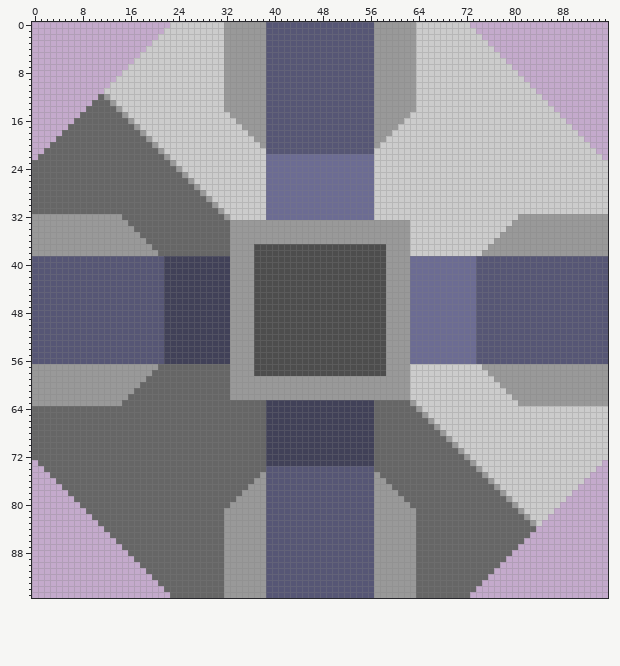
Edited in one commit: sprite sheet (sprites/blocks/crafting/blast-furnace.png). Above is the file before it was changed.
The file is 96x96 pixels.
Now the later version:
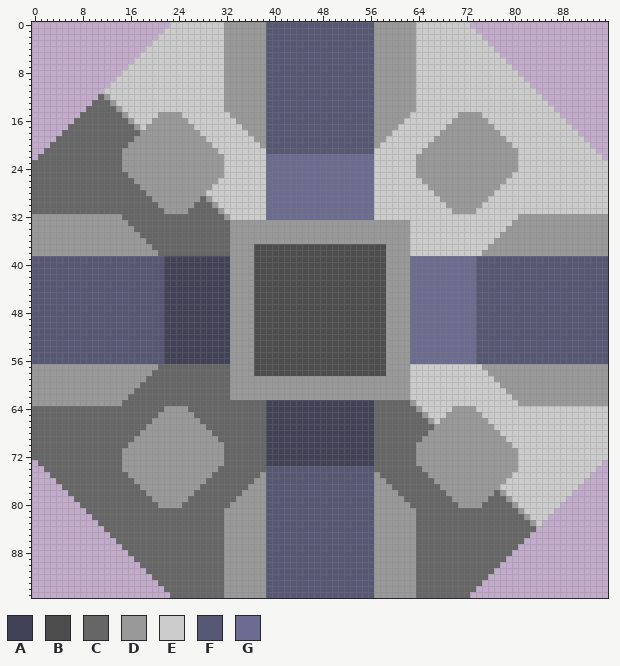
Palette (. is transparent): A #414158  B #4d4d4d  C #666666  D #999999  E #cccccc  F #565675  G #6c6c93
Commit message: Add some midtone to the furnaces
Diff:
Colour C becomes colour D in row 19 at x 17 to 18; in row 20 at x 16 to 19; in row 21 at x 15 to 20; in row 22 at x 15 to 21; in row 23 at x 15 to 22; in row 24 at x 15 to 23.
Colour C becomes colour D in row 25 at x 16 to 24; in row 26 at x 17 to 25; in row 27 at x 18 to 26; in row 28 at x 19 to 27; in row 29 at x 20 to 27; in row 30 at x 21 to 26.
Colour C becomes colour D in row 31 at x 22 to 25; in row 64 at x 22 to 25; in row 65 at x 21 to 26; in row 66 at x 20 to 27; in row 67 at x 19 to 28; in row 68 at x 18 to 29 and 66 to 67.
Colour C becomes colour D in row 69 at x 17 to 30 and 65 to 68; in row 70 at x 16 to 31 and 64 to 69; in row 71 at x 15 to 31 and 64 to 70; in row 72 at x 15 to 31 and 64 to 71; in row 73 at x 15 to 31 and 64 to 72; in row 74 at x 15 to 30 and 65 to 73.
Colour C becomes colour D in row 75 at x 16 to 29 and 66 to 74; in row 76 at x 17 to 28 and 67 to 75; in row 77 at x 18 to 27 and 68 to 76; in row 78 at x 19 to 26 and 69 to 76; in row 79 at x 20 to 25 and 70 to 75; in row 80 at x 21 to 24 and 71 to 74.
Colour E becomes colour D in row 15 at x 21 to 24 and 71 to 74; in row 16 at x 20 to 25 and 70 to 75; in row 17 at x 19 to 26 and 69 to 76; in row 18 at x 19 to 27 and 68 to 77; in row 19 at x 20 to 28 and 67 to 78; in row 20 at x 21 to 29 and 66 to 79.
Colour E becomes colour D in row 21 at x 22 to 30 and 65 to 80; in row 22 at x 23 to 31 and 64 to 80; in row 23 at x 24 to 31 and 64 to 80; in row 24 at x 25 to 31 and 64 to 80; in row 25 at x 26 to 31 and 64 to 79; in row 26 at x 27 to 30 and 65 to 78.
Colour E becomes colour D in row 27 at x 28 to 29 and 66 to 77; in row 28 at x 67 to 76; in row 29 at x 68 to 75; in row 30 at x 69 to 74; in row 31 at x 70 to 73; in row 64 at x 70 to 73.
Colour E becomes colour D in row 65 at x 69 to 74; in row 66 at x 68 to 75; in row 67 at x 68 to 76; in row 68 at x 69 to 77; in row 69 at x 70 to 78; in row 70 at x 71 to 79.
Colour E becomes colour D in row 71 at x 72 to 80; in row 72 at x 73 to 80; in row 73 at x 74 to 80; in row 74 at x 75 to 80; in row 75 at x 76 to 79; in row 76 at x 77 to 78.
Boxes around the changes in both pictures, in picture pixels (x1, y1, x2, y2):
changed: (122, 112, 224, 214)
changed: (416, 112, 518, 214)
changed: (122, 406, 224, 508)
changed: (416, 406, 518, 508)
